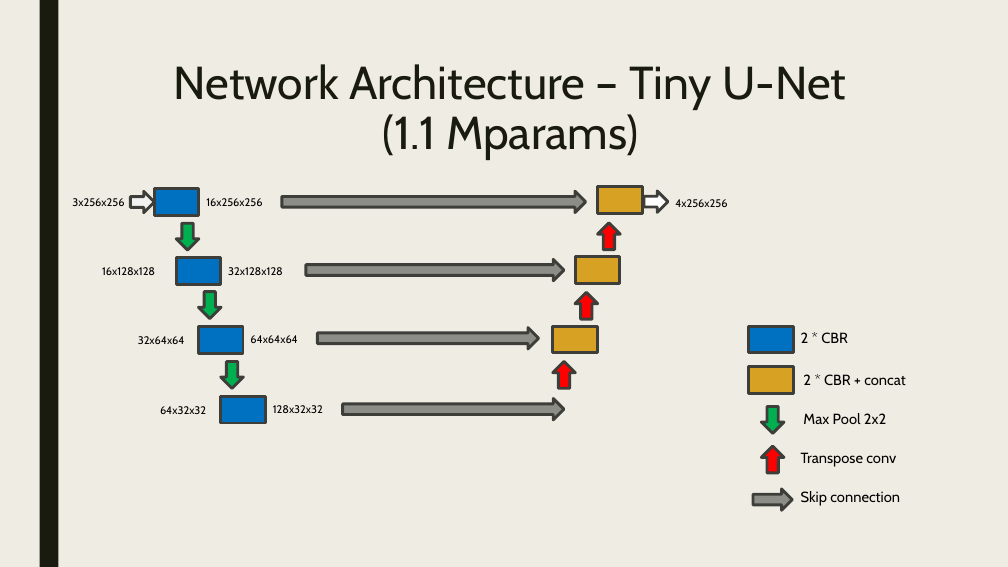
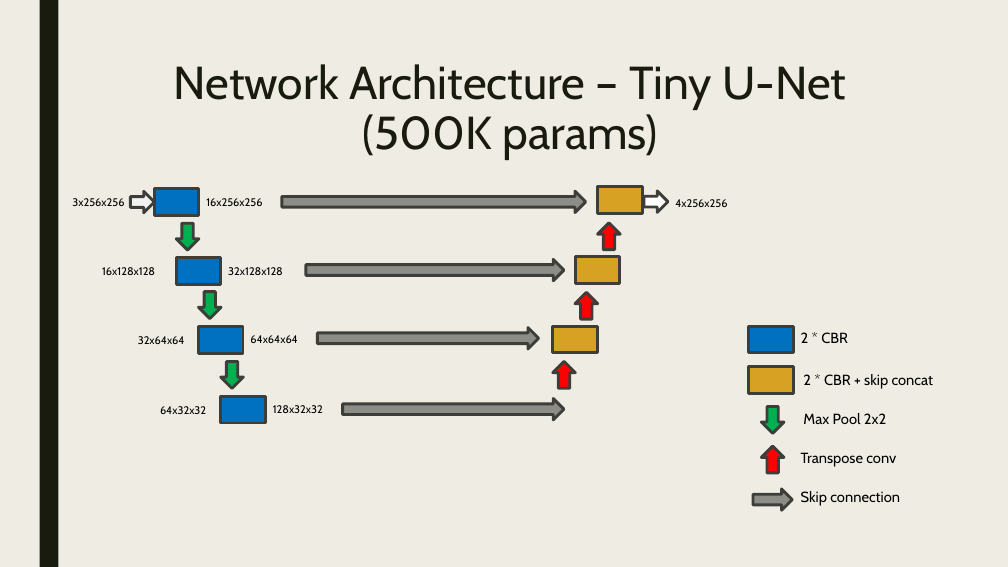
Before and after one commit to Origo-Vision/qr-corners, a slide deck: slide 5 of doc/qr-corners.pptx. Drawn at 1008x567 pixels with LibreOffice and Linux fonts; fonts in the diff are those of the drawing. Boxes give left, top, right and bottom in pixels: in the first picture for what was removed or moved away, otherwise in the second. Text is boxed around its words. In the diff, an @@ line names an element or a change of style, - is before the commit and + after.

Commit message:
Updated slides.

```diff
--- a/doc/qr-corners.pptx
+++ b/doc/qr-corners.pptx
@@ title at <box>174,64,846,160</box>: text changed @@
-Network Architecture – Tiny U-Net
-(1.1 Mparams)
+Network Architecture – Tiny U-Net
+(500K params)
@@ text at <box>803,374,933,389</box>: text changed @@
-2 * CBR + concat
+2 * CBR + skip concat
```
Also in this commit, not shown: 1 other slide changed, 5 slides added.
